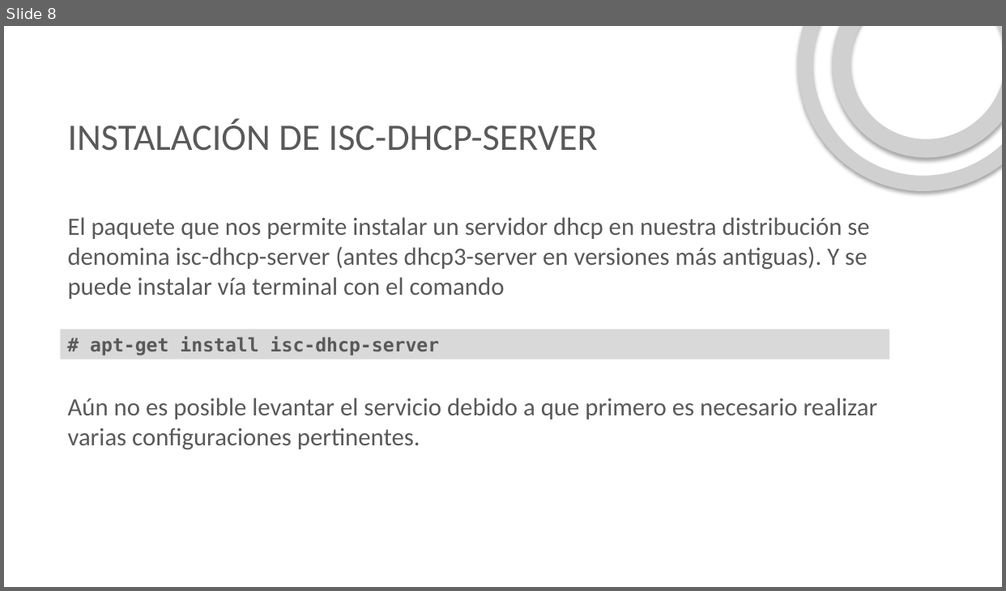
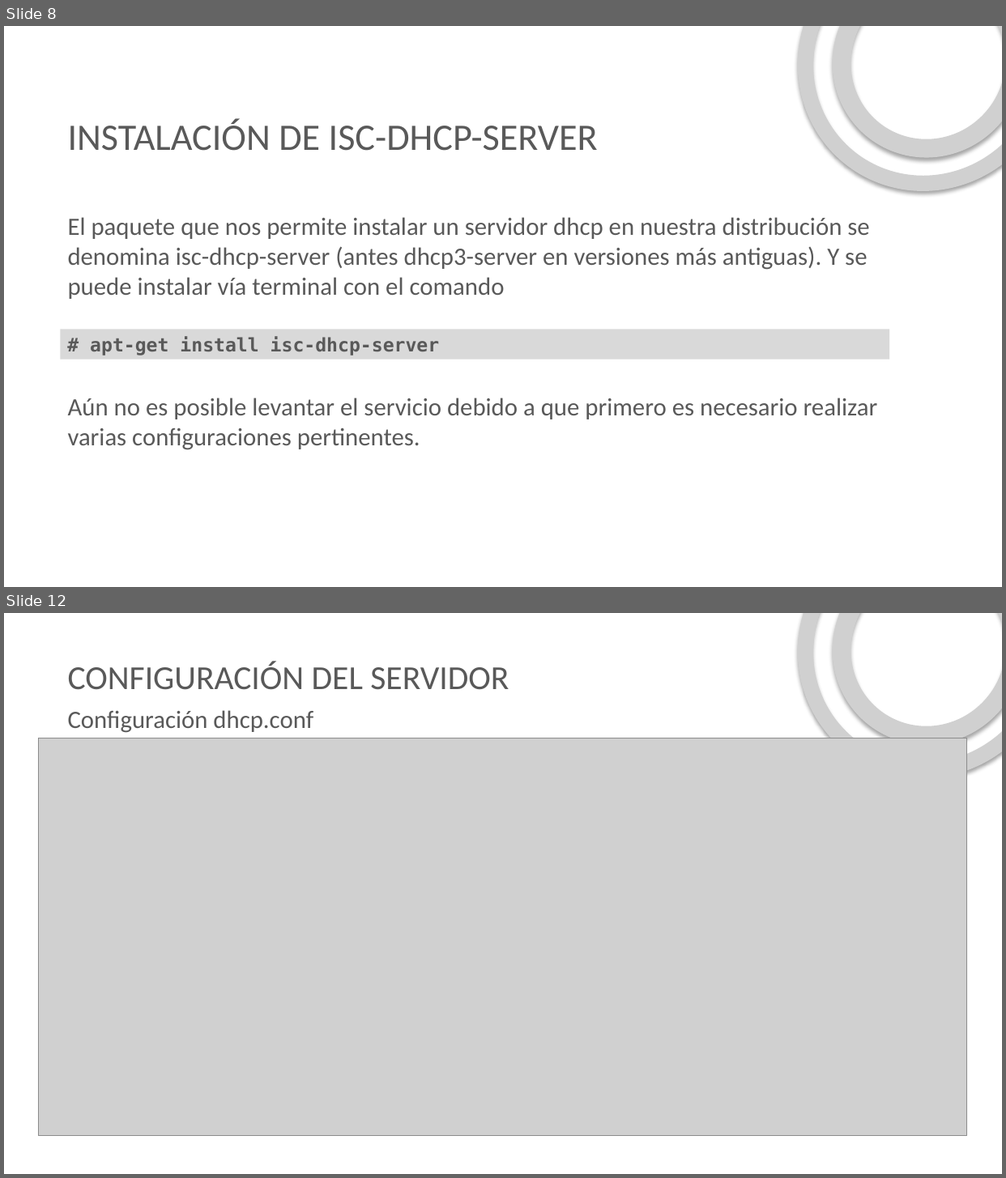
Before and after one commit to ftapia23/servicioRed, a slide deck: presentacion/DHCP.pptx. Shown one above the other, each under a label of ours: slide 8 before the commit, slides 8 and 12 after it; the slides between them are not shown. The pictures are 1006x591 and 1006x1178 pixels, drawn with LibreOffice and Linux fonts; fonts in the diff are those of the drawing; grey boxes stand for pictures; background and template pictures are left out. Boxes give left, top, right and bottom in pixels: in the first picture for what was removed or moved away, otherwise in the second. Text is boxed around its words. In the diff, an @@ line names an element or a change of style, - is before the commit and + after.

```diff
--- a/presentacion/DHCP.pptx
+++ b/presentacion/DHCP.pptx
@@ slide 12 added at [4, 613, 1002, 1174], background picture (left out) @@
@@ picture added at [746, 613, 1002, 830] @@
@@ picture added at [795, 613, 1002, 783] @@
@@ title added at [68, 662, 509, 690], 32.4 pt, text #595959 @@
+CONFIGURACIÓN DEL SERVIDOR
@@ text added at [68, 710, 313, 733], 24 pt, text #595959 @@
+Configuración dhcp.conf
@@ picture added at [39, 739, 967, 1136] @@
```
Also in this commit, not shown: 2 slides changed, 5 other slides added, 2 slides removed, 2 other files.
